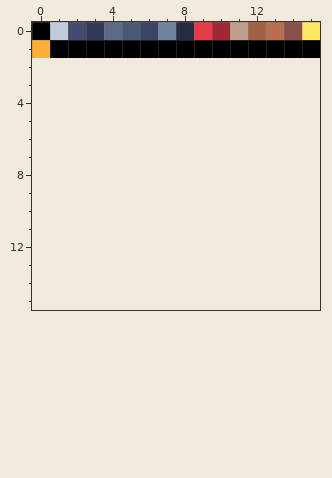
Pixel-art file, stored at sprites/palette.aseprite. The first picture shows the starting point.
16x2 pixels, 1 frame. The old version is drawn lined up with the new one, on the new canvas.
The same view after the edit:
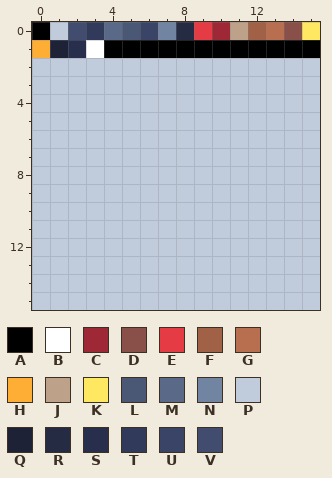
Palette (. is transparent): A #000000  B #ffffff  C #9e2835  D #89504a  E #e43b44  F #a16147  G #b86f50  H #feae34  J #bda189  K #fee761  L #4a5876  M #5a6988  N #7184a1  P #c0cbdc  Q #1e2237  R #262b44  S #272f4c  T #313a5a  U #3a4466  V #414c6e
Change:
canvas 16x2 -> 16x16
Colour A becomes colour B in row 1 at x 3.
The author put colour P in rows 2 to 15 at x 0 to 15.
Colour A becomes colour Q in row 1 at x 1.
Colour A becomes colour S in row 1 at x 2.
Boxes around the changes in both pictures, in picture pixels (x1, y1, x2, y2):
changed: (32, 40, 320, 310)
